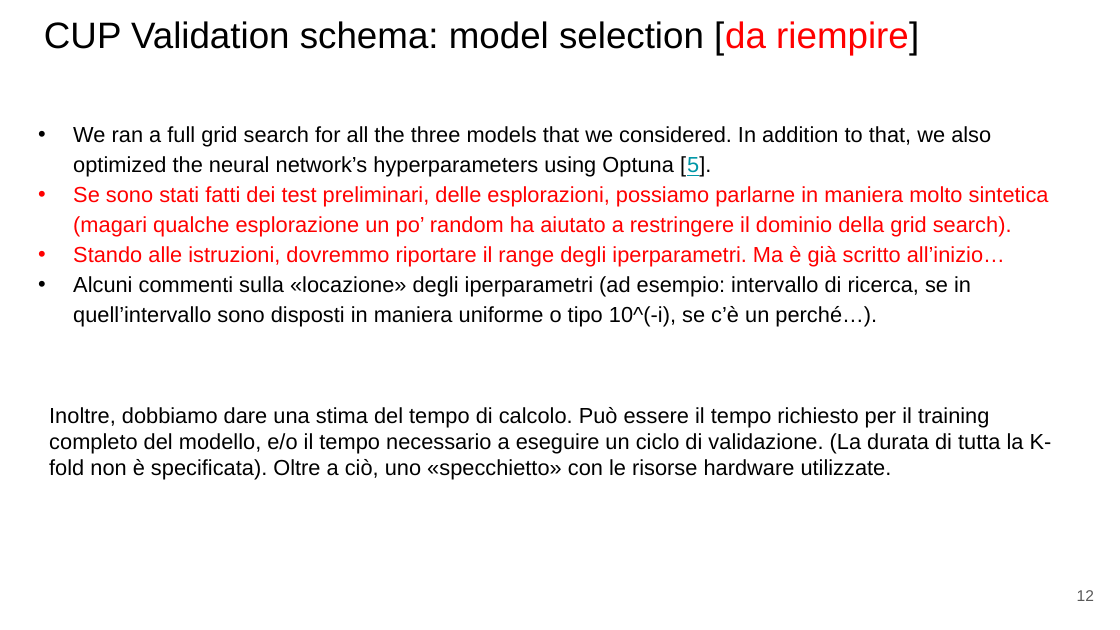
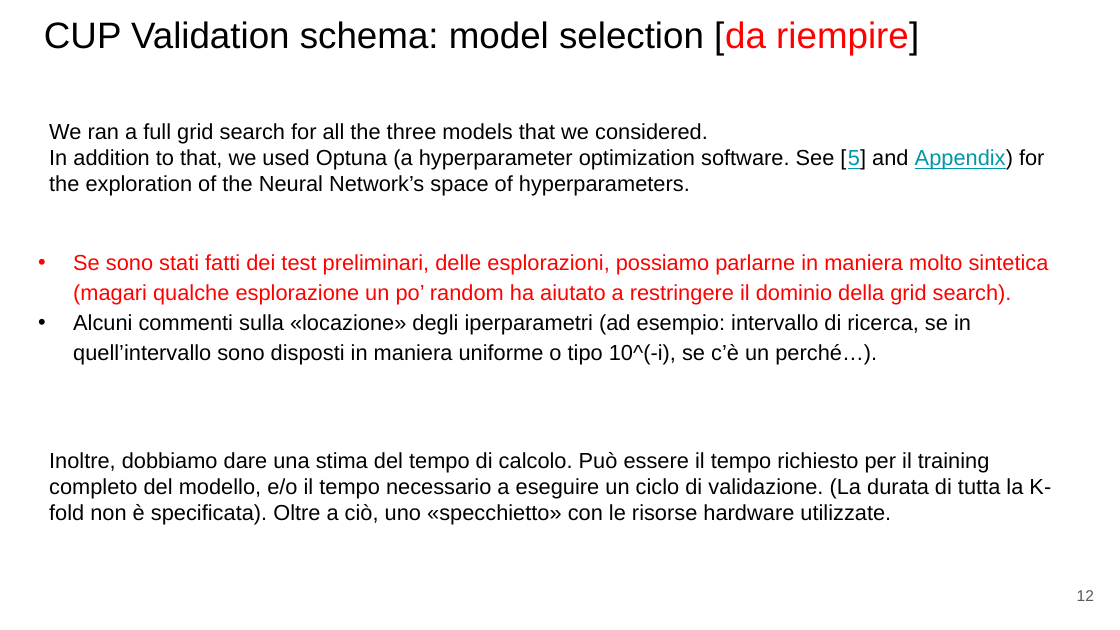
Before and after one commit to paolo-junior-mollica/machine-learning-project, a slide deck: slide 12 of relazione/ML-2023-PRJ-Slides-Demo.pptx. Drawn at 1120x630 pixels with LibreOffice and Linux fonts; fonts in the diff are those of the drawing. Boxes give left, top, right and bottom in pixels: in the first picture for what was removed or moved away, otherwise in the second. Text is boxed around its words. In the diff, an @@ line names an element or a change of style, - is before the commit and + after.

```diff
--- a/relazione/ML-2023-PRJ-Slides-Demo.pptx
+++ b/relazione/ML-2023-PRJ-Slides-Demo.pptx
@@ text added at (x1=49, y1=123, x2=1044, y2=196), 14 pt, text #000000 @@
+We ran a full grid search for all the three models that we considered.
+In addition to that, we used Optuna (a hyperparameter optimization software. See [5] and Appendix) for the exploration of the Neural Network’s space of hyperparameters.
@@ text at (x1=73, y1=126, x2=991, y2=177): paragraph removed @@
-• We ran a full grid search for all the three models that we considered. In addition to that, we also optimized the neural network’s hyperparameters using Optuna [5].
@@ text "Se sono stati fatti dei ..." moved from (x1=73, y1=126, x2=1049, y2=327) to (x1=73, y1=254, x2=1049, y2=365) @@
@@ text at (x1=73, y1=246, x2=1005, y2=267): paragraph removed @@
-• Stando alle istruzioni, dovremmo riportare il range degli iperparametri. Ma è già scritto all’inizio…
@@ text "Inoltre, dobbiamo dare una stima ..." moved from (x1=49, y1=407, x2=1052, y2=480) to (x1=49, y1=452, x2=1051, y2=525) @@
```
Also in this commit, not shown: 11 other slides changed, 1 slide added.
